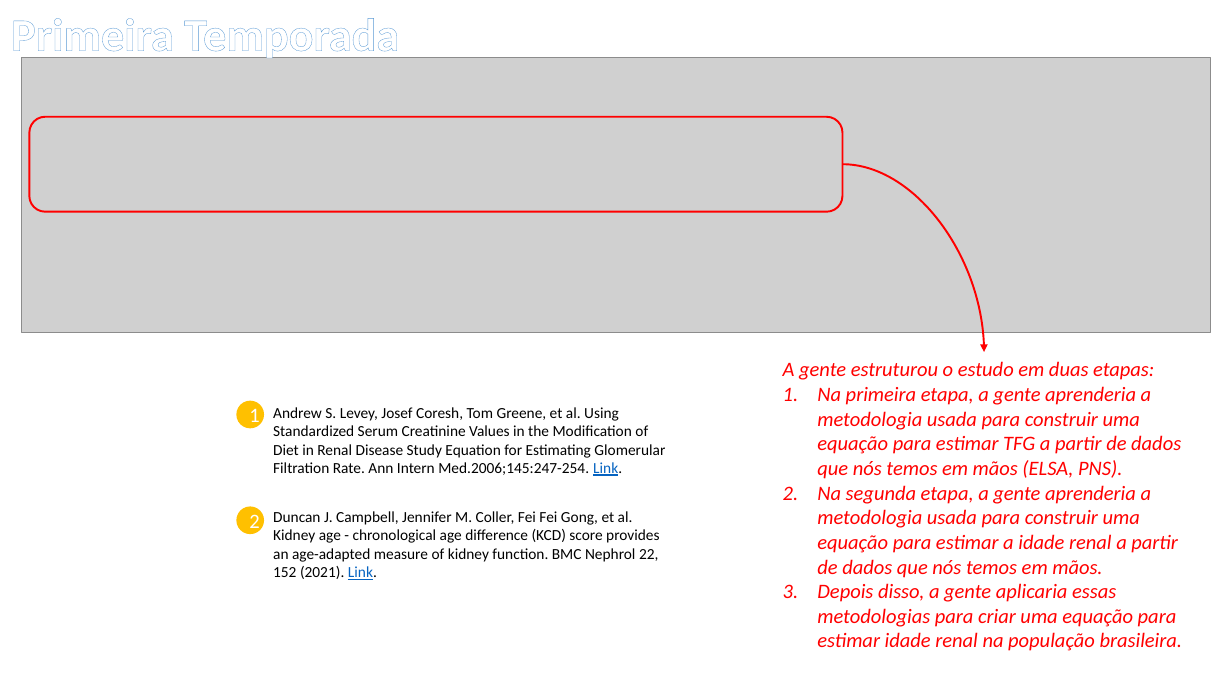
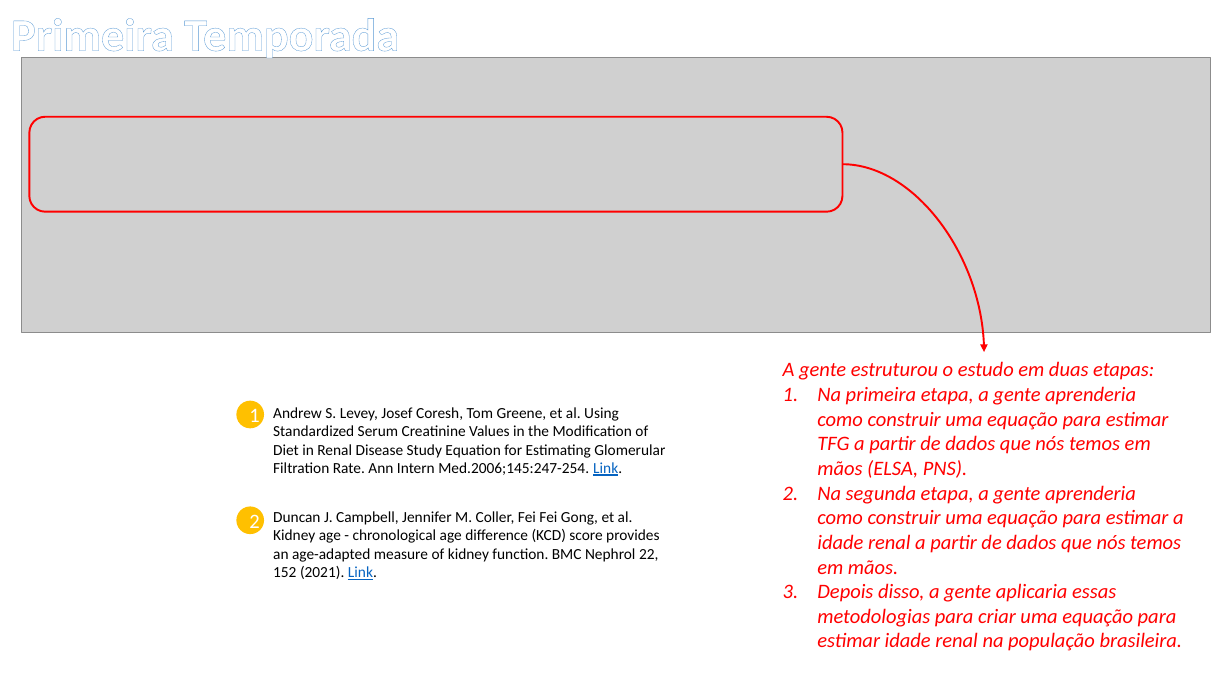
Before and after one commit to andreplima/collabSergio, a slide deck: slide 2 of support/Proposta de Trabalho.pptx. Drawn at 1232x693 pixels with LibreOffice and Linux fonts; fonts in the diff are those of the drawing; grey boxes stand for pictures. Boxes give left, top, right and bottom in pixels: in the first picture for what was removed or moved away, otherwise in the second. Text is boxed around its words. In the diff, an @@ line names an element or a change of style, - is before the commit and + after.

```diff
--- a/support/Proposta de Trabalho.pptx
+++ b/support/Proposta de Trabalho.pptx
@@ text at (817,386,1184,574): text changed @@
-1. Na primeira etapa, a gente aprenderia a metodologia usada para construir uma equação para estimar TFG a partir de dados que nós temos em mãos (ELSA, PNS).
-2. Na segunda etapa, a gente aprenderia a metodologia usada para construir uma equação para estimar a idade renal a partir de dados que nós temos em mãos.
+1. Na primeira etapa, a gente aprenderia como construir uma equação para estimar TFG a partir de dados que nós temos em mãos (ELSA, PNS).
+2. Na segunda etapa, a gente aprenderia como construir uma equação para estimar a idade renal a partir de dados que nós temos em mãos.
```
Also in this commit, not shown: 3 other slides changed, 1 slide added, 12 other files.
